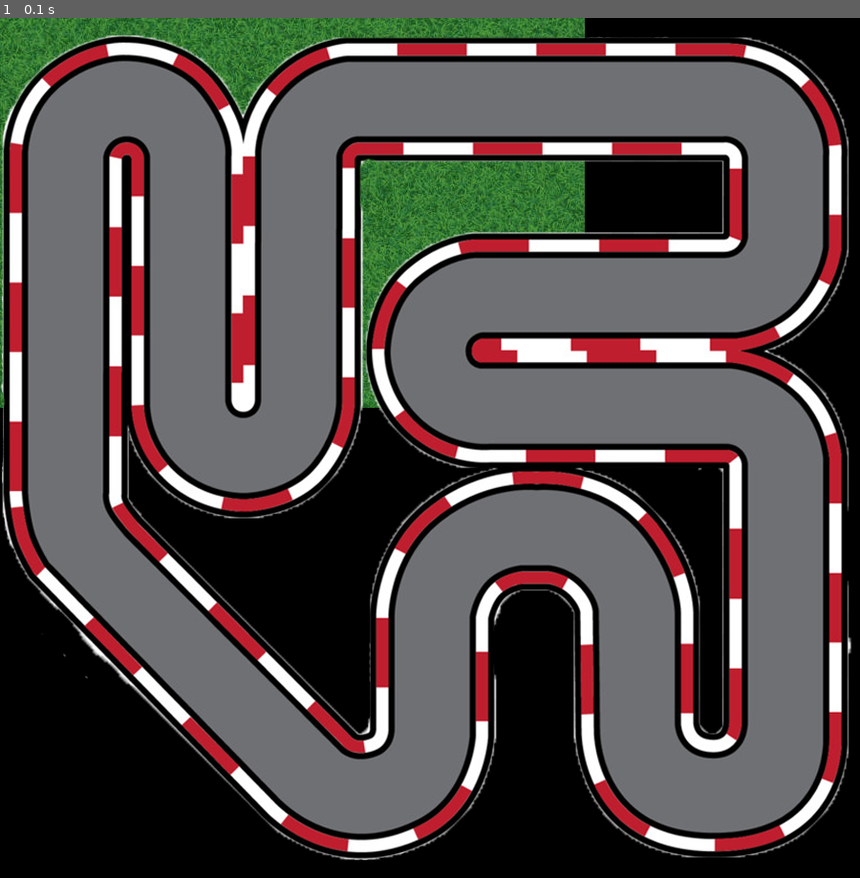
Above: before the commit, frame 1.
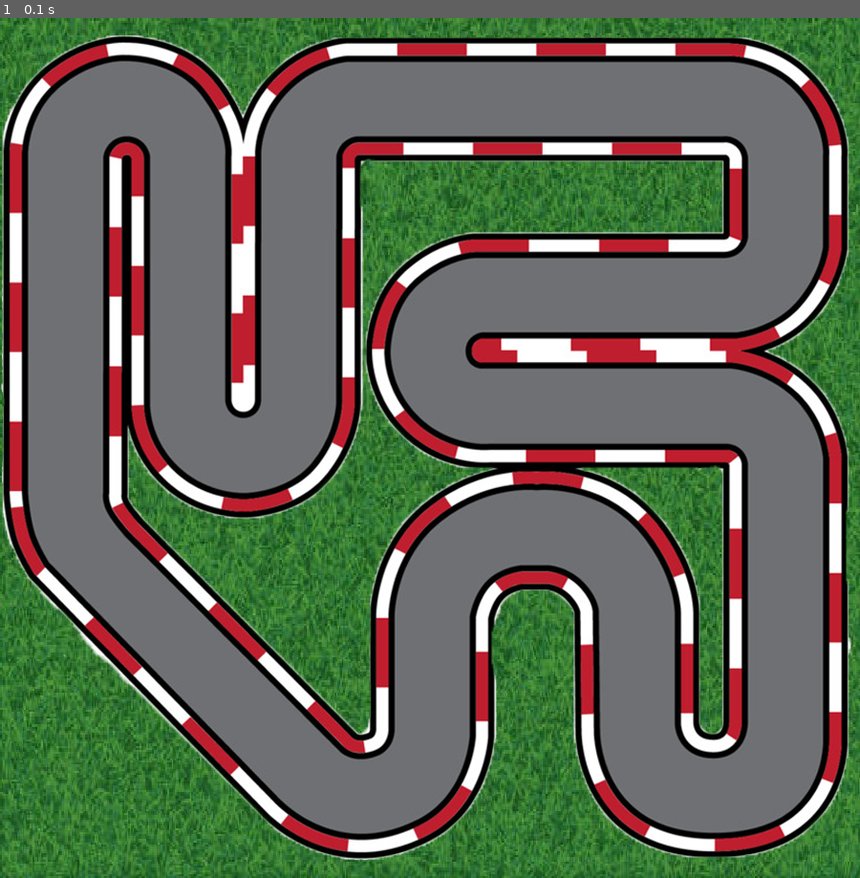
Above: after the commit, the same moment.

Repository: AmirmasoudCS/Pygame-Course
Game: pygame game, started from project_04/main.py
Two runs of this game, one before a commit and one after it. Both use one fixed random seed, a clock stepped at 60 frames per second and the inputs below.
Inputs:
- Up to frame 1 (0.1 s): no input

The runs differ from the first frame. In frame 1, 26% of the frame differs, in the area x 0-100%, y 0-100%.

Commit message:
Trying to scale up the BG grass image

Diff:
--- a/project_04/main.py
+++ b/project_04/main.py
@@ -2,7 +2,6 @@
 import time
 import math
 
-GRASS = pygame.image.load("./project_04/assets/imgs/grass.jpg")
 TRACK = pygame.image.load("./project_04/assets/imgs/track.png")
 BORDER = pygame.image.load("./project_04/assets/imgs/track-border.png")
 FINISH = pygame.image.load("./project_04/assets/imgs/finish.png")
@@ -11,6 +10,9 @@
 
 WIDTH = TRACK.get_width()
 HEIGHT = TRACK.get_height()
+
+
+GRASS = pygame.transform.scale(pygame.image.load("./project_04/assets/imgs/grass.jpg"), (WIDTH, HEIGHT))
 
 WIN = pygame.display.set_mode((WIDTH, HEIGHT))
 pygame.display.set_caption("Racing Game")
